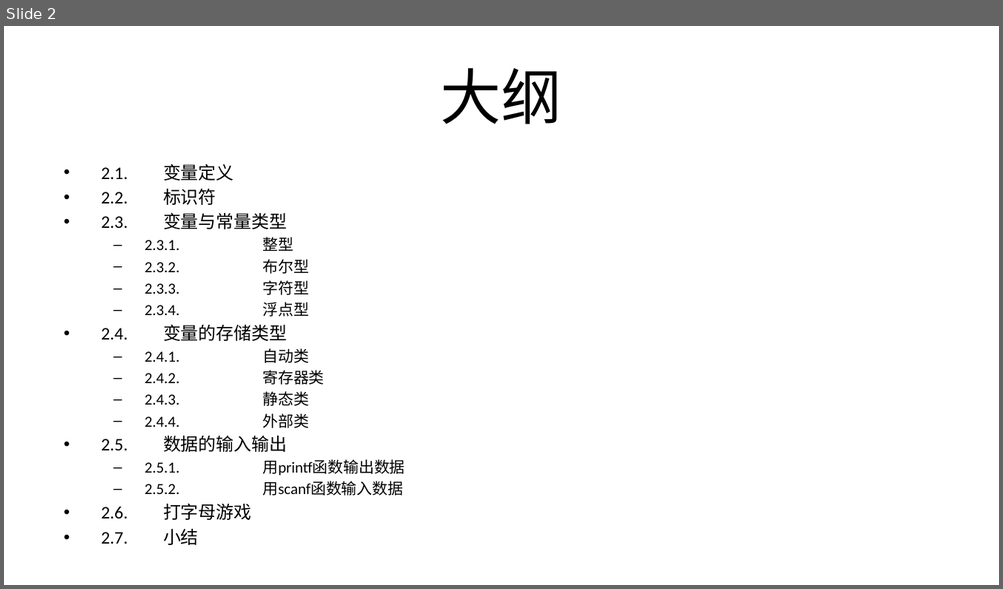
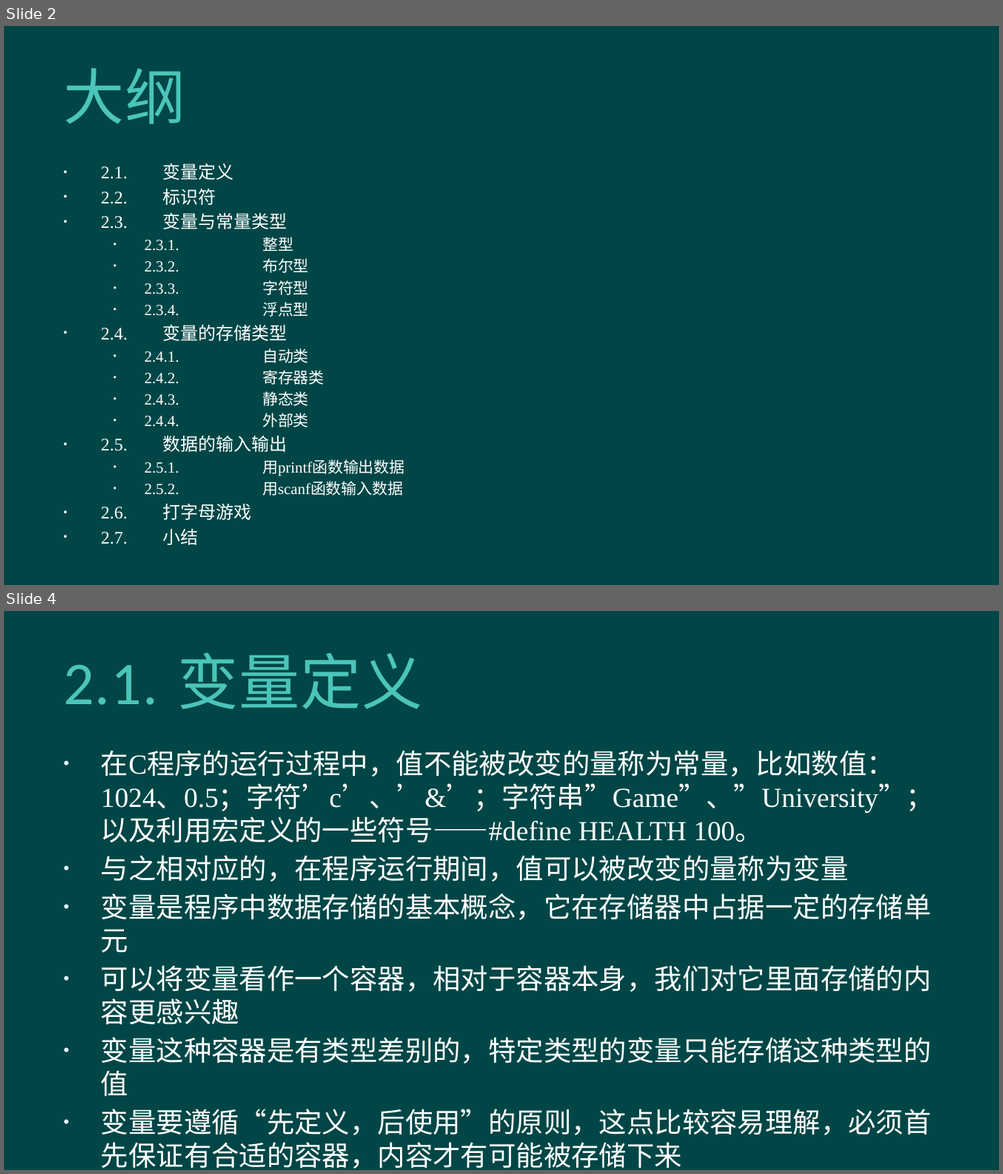
Before and after one commit to hanhonglei/Course_BasicGameProgramming, a slide deck: 第2章 变量和基本类型/第2章 变量和基本类型.pptx. Shown one above the other, each under a label of ours: slide 2 before the commit, slides 2 and 4 after it; the slides between them are not shown. The pictures are 1003x589 and 1003x1174 pixels, drawn with LibreOffice and Linux fonts; fonts in the diff are those of the drawing; background and template pictures are left out. Boxes give left, top, right and bottom in pixels: in the first picture for what was removed or moved away, otherwise in the second. Text is boxed around its words. In the diff, an @@ line names an element or a change of style, - is before the commit and + after.

```diff
--- a/第2章 变量和基本类型/第2章 变量和基本类型.pptx
+++ b/第2章 变量和基本类型/第2章 变量和基本类型.pptx
@@ slide 4 added at (4,611,999,1170), background #004646 @@
@@ title added at (63,652,422,709), 44 pt, text #4BC5B9 @@
+2.1. 变量定义
@@ text added at (101,750,933,1169), 20 pt, text #FFFFFF @@
+• 在C程序的运行过程中，值不能被改变的量称为常量，比如数值：1024、0.5；字符’c’、’&’；字符串”Game”、”University”；以及利用宏定义的一些符号——#define HEALTH 100。
+• 与之相对应的，在程序运行期间，值可以被改变的量称为变量
+• 变量是程序中数据存储的基本概念，它在存储器中占据一定的存储单元
+• 可以将变量看作一个容器，相对于容器本身，我们对它里面存储的内容更感兴趣
+• 变量这种容器是有类型差别的，特定类型的变量只能存储这种类型的值
+• 变量要遵循“先定义，后使用”的原则，这点比较容易理解，必须首先保证有合适的容器，内容才有可能被存储下来
@@ slide 2 changed as well @@
@@ background #FFFFFF to #004646 @@
@@ title "大纲" at (63,68,185,124): text colour #000000 to #4BC5B9, letter spacing 0 to 0.5 pt; alignment centre to left @@
@@ text "2.1. 变量定义" at (101,164,324,520): font Calibri to Times New Roman, text colour #000000 to #FFFFFF; bullet – to • @@
```
Also in this commit, not shown: 1 other slide changed, 45 other slides added, 1 other file.
